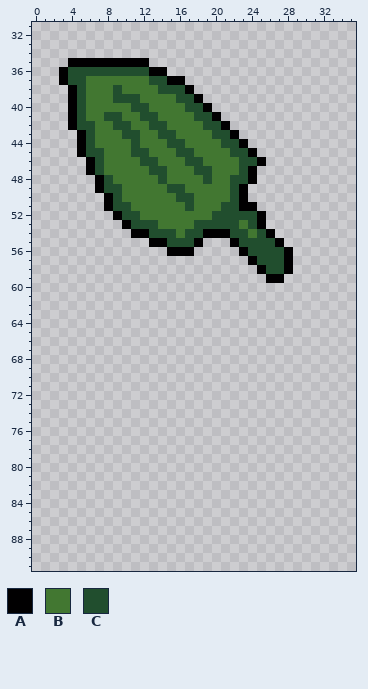
One commit to this pixel-art file: tiles/resources.ase. Above is the file before it was changed.
320x128 pixels, 1 frame. Colours within 5 levels of each other are drawn and written as one. Shown: x 0..35, y 31..91.
Palette (. is transparent): A #010001  B #427731  C #214e2e
Pixels before, first column x 3:
35 .AAAAAAAAA................
36 ACCCCCCCCCAA..............
37 ACCBBBBBBBCCAA............
38 .ACBBBCBBBBCCCA...........
39 .ACBBBCCCBBBBCCA..........
40 .ACBBBBBCCBBBBCCA.........
41 .ACBBCCBBCCBBBBCCA........
42 .ACCBBCCBBCCBBBBCCA.......
43 ..ACBBBCCBBCCBBBBCCA......
44 ..ACBBBBCBBBCCBBBBCCA.....
45 ..ACCBBBCCBBBCCBBBBCCA....
46 ...ACBBBBCCBBBCCBBBBCCA...
47 ...ACBBBBBCCBBBCCBBBCA....
48 ....ACBBBBBCBBBBCBBCCA....
49 ....ACCBBBBBCCBBBBBCA.....
50 .....ACBBBBBBCCBBBBCA.....
51 .....ACCBBBBBBCBBBCCAA....
52 ......ACCBBBBBBBBCCCCCA...
53 .......ACCCBBBBCCCCCBCA...
54 ........AACCCBCCAAACCBCA..
55 ..........AACCCA...ACCCCA.
56 ............AAA.....ACCCCA
57 .....................ACCCA
58 ......................ACCA
59 .......................AA.
After:
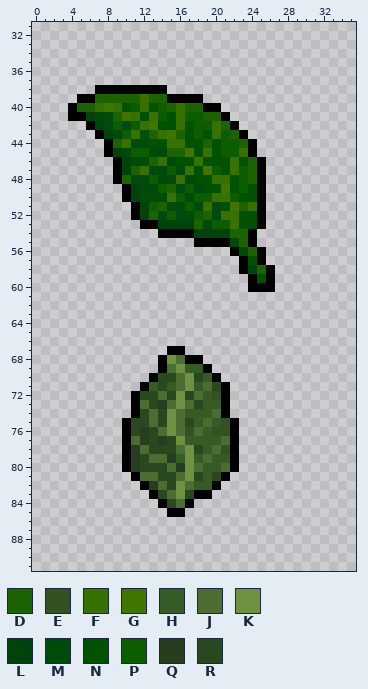
Colours new in this view: D #1c6200  E #345121  F #377200  G #427500  H #375b25  J #4c6c32  K #719142  L #00440b  M #004b0c  N #005200  P #0c5c00  Q #263e1f  R #294820
Commit message: Improve prime tobacco icon.
Diff:
Layer "icons":
y 35: x 4..12 AAAAAAAAA -> .........
y 36: x 3..14 ACCCCCCCCCAA -> ............
y 37: x 3..16 ACCBBBBBBBCCAA -> ..............
y 38: x 4..17 ACBBBCBBBBCCCA -> ...AAAAAAAA...
y 39: x 4..17 ACBBBCCCBBBBCC -> .AADDDDDFDDAAA
y 40: x 5..18 CBBBBBCCBBBBCC -> DDFGFNPFNPDFDD; x 20 . -> A
y 41: x 5..21 CBBCCBBCCBBBBCCA. -> ALMMDGFNFPNFPPDDA
y 42: x 4..22 ACCBBCCBBCCBBBBCCA. -> ..ALMPMPFGNNFNPPFDA
y 43: x 5..23 ACBBBCCBBCCBBBBCCA. -> ..ALMPFNDFGDNPNFPDA
y 44: x 5..24 ACBBBBCBBBCCBBBBCCA. -> ...ADFMMNNFFNNDNPPDA
y 45: x 5..23 ACCBBBCCBBBCCBBBBCC -> ...ALMPPMMDDGNFNPPF
y 46: x 6..24 ACBBBBCCBBBCCBBBBCC -> ...ALMMDFMNNFNNNFND
y 47: x 6..25 ACBBBBBCCBBBCCBBBCA. -> ...ALDFMMPMFNGPNFPDA
y 48: x 7..25 ACBBBBBCBBBBCBBCCA. -> ..ADMMPMMFMNNFFNPDA
y 49: x 7..25 ACCBBBBBCCBBBBBCA.. -> ...ALMMPDMPMNNGNPNA
y 50: x 8..25 ACBBBBBBCCBBBBCA.. -> ..ALMMMFPMPPFFPNNA
y 51: x 8..25 ACCBBBBBBCBBBCCAA. -> ...ALPDMMPMFMNGDFA
y 52: x 9..24 ACCBBBBBBBBCCCCC -> ..ALDMPMMPDMFFNN
y 53: x 10..24 ACCCBBBBCCCCCBC -> ..AALLLLDMPPFNN
y 54: x 11..26 AACCCBCCAAACCBCA -> ...AAAALLLLDDA..
y 55: x 13..17 AACCC -> .....; x 19..27 ...ACCCCA -> AAAMDA...
y 56: x 15..17 AAA -> ...; x 22..28 .ACCCCA -> AMDA...
y 57: x 23..28 .ACCCA -> ANA...
y 58: x 23..28 ..ACCA -> ALDA..
y 59: x 24..25 .. -> AN; x 27 A -> .
y 60: x 24..26 ... -> AAA
y 67: x 15..16 .. -> AA
y 68: x 14..18 ..... -> AKJAA
y 69: x 14..19 ...... -> AJKHHA
y 70: x 13..20 ........ -> ARRJKRHA
y 71: x 12..21 .......... -> AHRHJKHJRA
y 72: x 11..21 ........... -> ARRJRKRJHEA
y 73: x 11..21 ........... -> AJRQJKJRHHA
y 74: x 11..21 ........... -> ARJRKJHHHJA
y 75: x 10..22 ............. -> ARRJRKJRHJHEA
y 76: x 10..22 ............. -> ARQRJKJEJHEEA
y 77: x 10..22 ............. -> AJQRQRKHHHHJA
y 78: x 10..22 ............. -> AQJRRRJKRHJEA
y 79: x 10..22 ............. -> AQRJJQHKHJHHA
y 80: x 10..22 ............. -> AQRRRJQKJHHJA
y 81: x 11..21 ........... -> AJJRRJKRHRA
y 82: x 12..20 ......... -> AQJRKJHHA
y 83: x 13..19 ....... -> ARJKRAA
y 84: x 14..17 .... -> ARJA
y 85: x 15..16 .. -> AA
Pixel boxes of the changes (left, top, right, bottom) in both pictures:
changed: (59, 58, 293, 292)
added: (122, 346, 239, 517)
